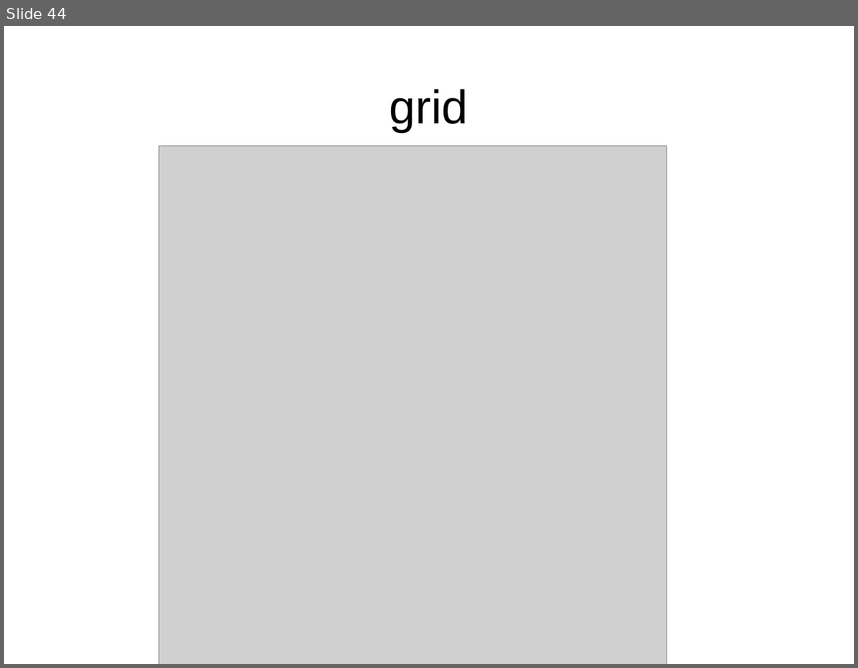
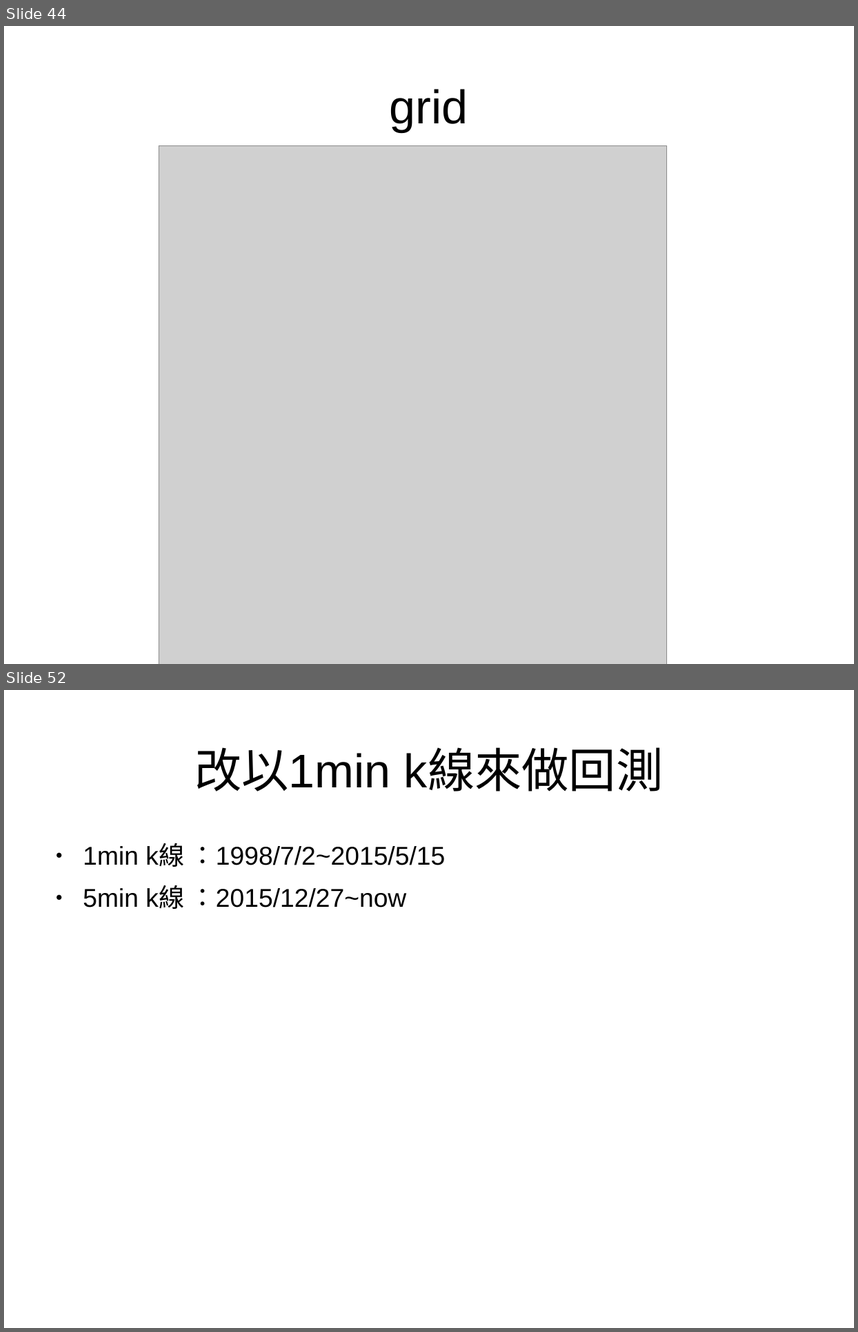
Before and after one commit to ArlenPP/Machin_Learning_Fin, a slide deck: meeting/10_3.odp. Shown one above the other, each under a label of ours: slide 44 before the commit, slides 44 and 52 after it; the slides between them are not shown. The pictures are 858x668 and 858x1332 pixels, drawn with LibreOffice and Linux fonts; fonts in the diff are those of the drawing; grey boxes stand for pictures. Boxes give left, top, right and bottom in pixels: in the first picture for what was removed or moved away, otherwise in the second. Text is boxed around its words. In the diff, an @@ line names an element or a change of style, - is before the commit and + after.

```diff
--- a/meeting/10_3.odp
+++ b/meeting/10_3.odp
@@ slide 52 added at (x1=4, y1=690, x2=854, y2=1328), background #FFFFFF @@
@@ title added at (x1=194, y1=747, x2=664, y2=791), 44 pt, text #000000 @@
+改以1min k線來做回測
@@ text added at (x1=83, y1=845, x2=446, y2=909), 24 pt, text #000000 @@
+● 1min k線 ：1998/7/2~2015/5/15
+● 5min k線 ：2015/12/27~now
```
Also in this commit, not shown: 4 slides changed, 13 other slides added, 9 other files.
